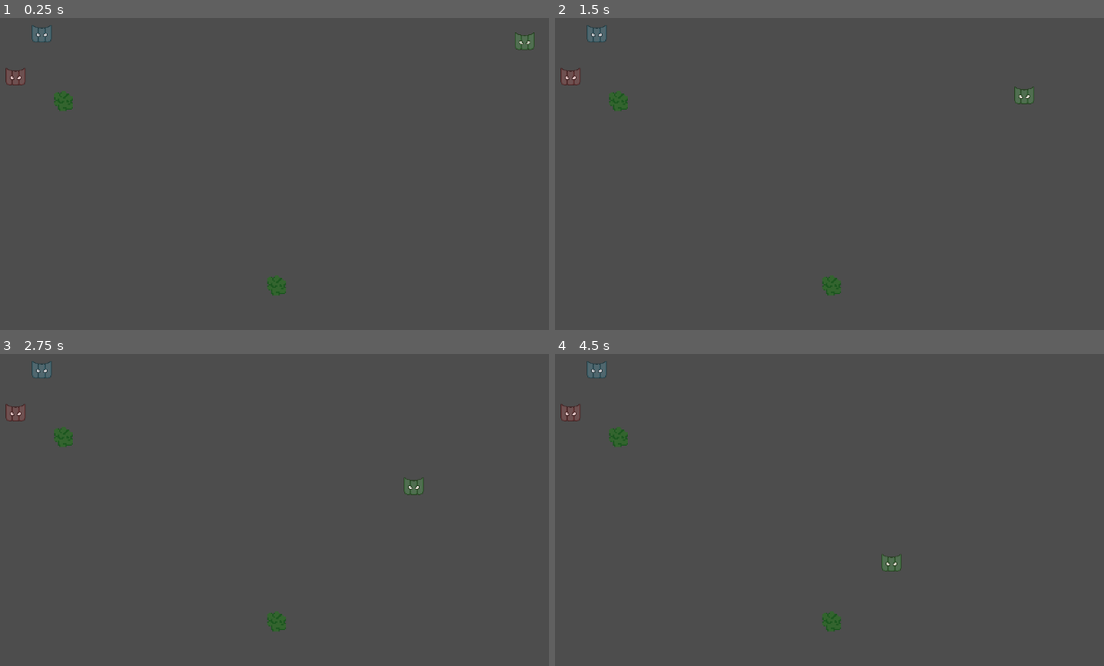
Above: before the commit, frames 1-4 (two rows, left to right).
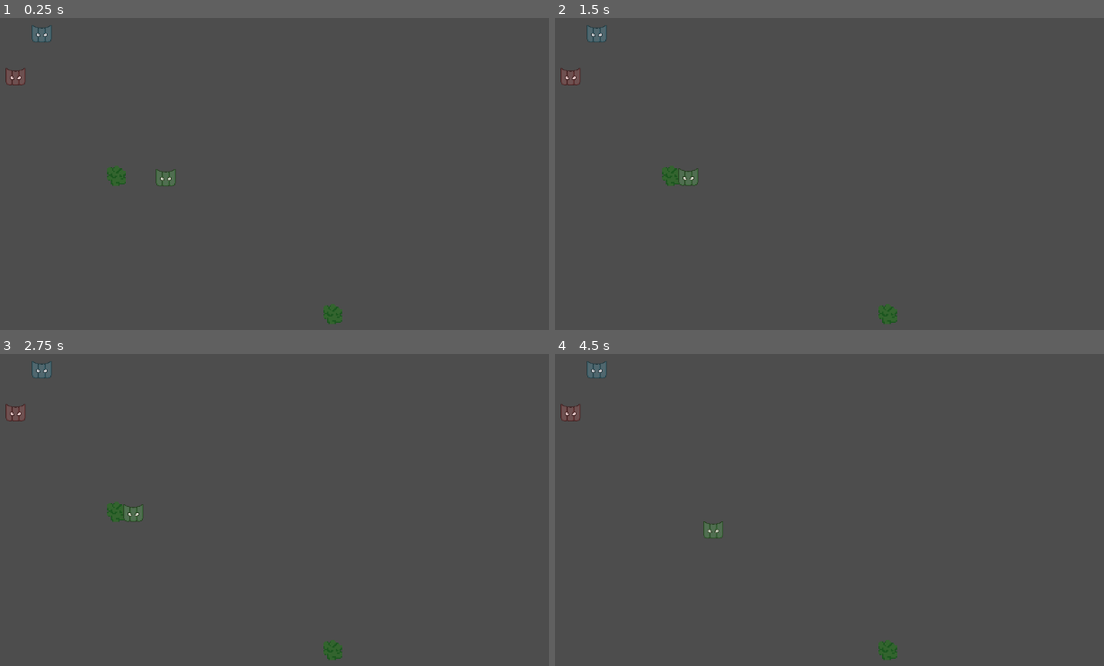
Above: after the commit, the same moments.

Repository: Kayno0o/gwj-86-godot
Game: Godot game, scene res://scenes/game/game.tscn
Same seed, same stepped clock (60 frames per second), same inputs: the game is played once before the commit and once after it.
Inputs:
- Up to frame 1 (0.25 s): no input
- Up to frame 2 (1.5 s): tap Enter at 1.25 s
- Up to frame 3 (2.75 s): no input
- Up to frame 4 (4.5 s): tap Space at 2.75 s

The runs differ from the first frame. In frame 1, 1.0% of the frame differs, in the area x 9-98%, y 4-98%; in frame 2, 1.0%; in frame 3, 1.0%; in frame 4, 0.9%.

Commit message:
feat: chop down trees

Diff:
--- /dev/null
+++ b/globals/CooldownTimer.gd
@@ -0,0 +1,22 @@
+extends RefCounted
+class_name Cooldown
+
+var default_value: float
+var value: float
+
+func _init(p_default_value: float) -> void:
+	default_value = p_default_value
+
+func start() -> void:
+	value = default_value
+
+func advance(delta: float) -> bool:
+	value -= delta
+
+	return is_end()
+
+func is_end() -> bool:
+	return value <= 0
+
+func reset() -> void:
+	value = default_value
--- a/globals/ItemType.gd
+++ b/globals/ItemType.gd
@@ -2,4 +2,6 @@
 
 enum Type {
   Wood,
+  Stone,
+  Apple,
 }
--- a/scenes/game/game.tscn
+++ b/scenes/game/game.tscn
@@ -12,10 +12,10 @@
 [node name="Objects" type="Node2D" parent="."]
 
 [node name="Tree" parent="Objects" instance=ExtResource("3_kelw5")]
-position = Vector2(124, 191)
+position = Vector2(209, 311)
 
 [node name="Tree2" parent="Objects" instance=ExtResource("3_kelw5")]
-position = Vector2(466, 487)
+position = Vector2(556, 533)
 
 [node name="Characters" type="Node2D" parent="."]
 
@@ -26,4 +26,4 @@
 position = Vector2(48, 151)
 
 [node name="MaskGreen" parent="Characters" instance=ExtResource("4_lfrn8")]
-position = Vector2(883, 76)
+position = Vector2(314, 313)
--- a/scripts/characters/green/mask_green.gd
+++ b/scripts/characters/green/mask_green.gd
@@ -1,27 +1,31 @@
 extends Mask
 
-var target_tree: Node2D = null
-var new_check: float = 1.0
+var target: Node2D = null
 
 func abstract_ready():
-	if mask_task == MaskTask.Type.ChopWood:
-		find_nearest_tree()
+	check_timer.timeout.connect(_on_check_timer_timeout)
+	damage_timer.timeout.connect(_on_damage_timer_timeout)
 
-func abstract_physics_process(delta):
-	new_check -= delta
+	find_target()
 
-	if new_check < 0:
-		find_nearest_tree()
-
-	if target_tree:
+func abstract_physics_process(_delta) -> void:
+	if target:
 		move_to_target()
 
-func find_nearest_tree():
-	new_check = 1.0
+func _on_check_timer_timeout():
+	find_target()
 
+func _on_damage_timer_timeout():
+	if target and is_instance_valid(target) and is_instance_of(target, ResourceNode):
+		var distance = global_position.distance_to(target.global_position)
+		if distance < 30.0:
+			target.on_damage(attack)
+		else:
+			damage_timer.stop()
+
+func find_target():
 	var trees = get_tree().get_nodes_in_group("trees")
 	if trees.is_empty():
-		print(mask_name + ": No trees found!")
 		return
 
 	var nearest_tree = null
@@ -34,21 +38,25 @@
 			nearest_tree = tree
 
 	if nearest_tree:
-		target_tree = nearest_tree
-		print(mask_name + " found nearest tree at distance: " + str(nearest_distance))
+		target = nearest_tree
+
+	if check_timer.is_stopped():
+		check_timer.start(check_cooldown)
 
 func move_to_target():
-	if not target_tree or not is_instance_valid(target_tree):
-		target_tree = null
-		find_nearest_tree()
+	if not target or not is_instance_valid(target):
+		target = null
+		find_target()
 		return
 
-	var direction = (target_tree.global_position - global_position).normalized()
-	var distance = global_position.distance_to(target_tree.global_position)
+	var direction = (target.global_position - global_position).normalized()
+	var distance = global_position.distance_to(target.global_position)
 
 	if distance < 30.0:
 		velocity = Vector2.ZERO
-		print(mask_name + " reached the tree!")
+		if is_instance_of(target, ResourceNode):
+			if damage_timer.is_stopped():
+				damage_timer.start(attack_speed)
 		return
 
 	velocity = direction * movement_speed
--- a/scripts/characters/mask.gd
+++ b/scripts/characters/mask.gd
@@ -5,11 +5,27 @@
 @export var color: Color = Color.WHITE
 @export var mask_name: String = "Mask"
 @export var movement_speed: float = 50.0
+@export var attack: float = 5
+@export var attack_speed: float = 1.0
+@export var inventory_size: int = 1
+@export var check_cooldown: float = 2.0
 
 @onready var collision_shape: CollisionShape2D = $CollisionShape2D
 
+var damage_timer: Timer
+var check_timer: Timer
+
 func _ready():
 	apply_mask_properties()
+
+	check_timer = Timer.new()
+	check_timer.one_shot = false
+	add_child(check_timer)
+
+	damage_timer = Timer.new()
+	damage_timer.one_shot = false
+	add_child(damage_timer)
+
 	abstract_ready()
 
 func abstract_ready() -> void:
--- a/scripts/characters/mask.tscn
+++ b/scripts/characters/mask.tscn
@@ -6,6 +6,8 @@
 radius = 16.0
 
 [node name="Mask2" type="CharacterBody2D"]
+collision_layer = 2
+collision_mask = 2
 script = ExtResource("1_wo7wq")
 
 [node name="CollisionShape2D" type="CollisionShape2D" parent="."]
--- a/scripts/item/item.gd
+++ b/scripts/item/item.gd
@@ -1,9 +1,5 @@
 extends Resource
 class_name Item
 
-var type: ItemType
-var amount: int
-
-func _init(p_type: ItemType = ItemType.Wood, p_amount: int = 1):
-	type = p_type
-	amount = p_amount
+@export var type: ItemType.Type
+@export var amount: int
--- /dev/null
+++ b/scripts/objects/resource.gd
@@ -0,0 +1,17 @@
+extends Node2D
+class_name ResourceNode
+
+@export var loot: Item
+var health: int
+
+func on_damage(damage: int):
+	print("on_damage")
+	health -= damage
+
+	if health < 0:
+		on_break()
+
+func on_break():
+	print("break")
+	queue_free()
+	return
--- a/scripts/objects/tree.gd
+++ b/scripts/objects/tree.gd
@@ -1,4 +1,5 @@
-extends Resource
-class_name ObjectTree
+extends ResourceNode
+class_name ResourceTree
 
-var loot: Item = Item.new(ItemType.Wood, 2)
+func _ready() -> void:
+	health = 12
--- a/scripts/objects/tree.tscn
+++ b/scripts/objects/tree.tscn
@@ -1,11 +1,20 @@
-[gd_scene load_steps=3 format=3 uid="uid://dshnwhetas36j"]
+[gd_scene load_steps=6 format=3 uid="uid://dshnwhetas36j"]
 
 [ext_resource type="Texture2D" uid="uid://cyhgsqoaellnb" path="res://assets/objects/tree.png" id="1_13syr"]
+[ext_resource type="Script" uid="uid://ce8uhr61kcj8i" path="res://scripts/objects/tree.gd" id="1_yv58b"]
+[ext_resource type="Script" uid="uid://7c0q4inr1s3g" path="res://scripts/item/item.gd" id="2_47kh7"]
+
+[sub_resource type="Resource" id="Resource_s7c7n"]
+script = ExtResource("2_47kh7")
+amount = 2
+metadata/_custom_type_script = "uid://7c0q4inr1s3g"
 
 [sub_resource type="CircleShape2D" id="CircleShape2D_81xbw"]
 radius = 16.0
 
 [node name="Tree" type="StaticBody2D" groups=["trees"]]
+script = ExtResource("1_yv58b")
+loot = SubResource("Resource_s7c7n")
 
 [node name="CollisionShape2D" type="CollisionShape2D" parent="."]
 shape = SubResource("CircleShape2D_81xbw")
Not shown, added: globals/CooldownTimer.gd.uid
Not shown, added: scripts/objects/resource.gd.uid
